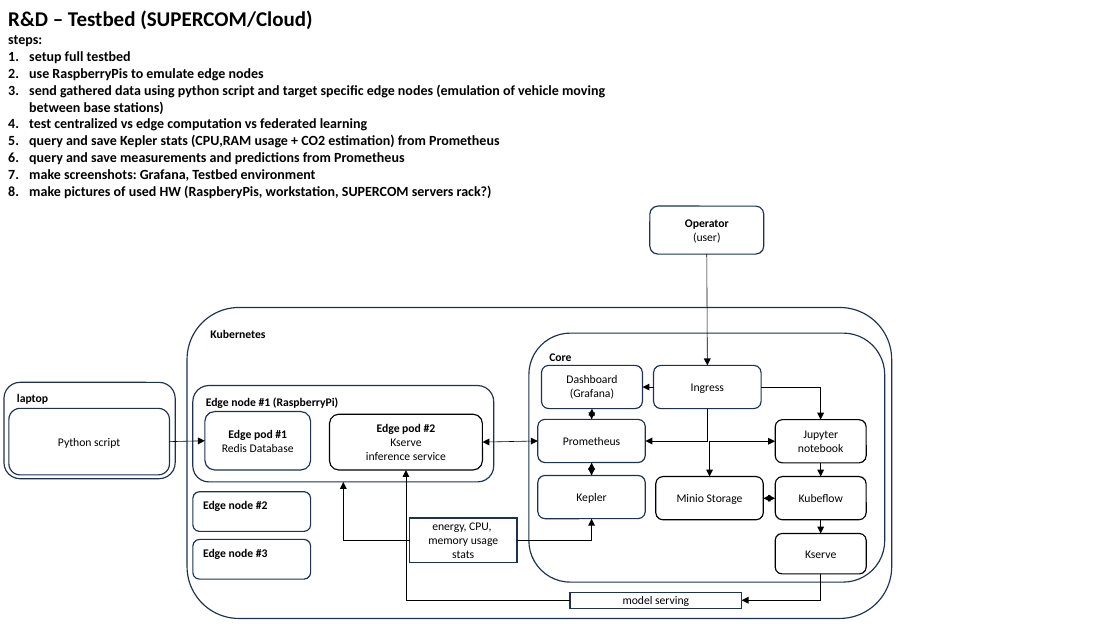
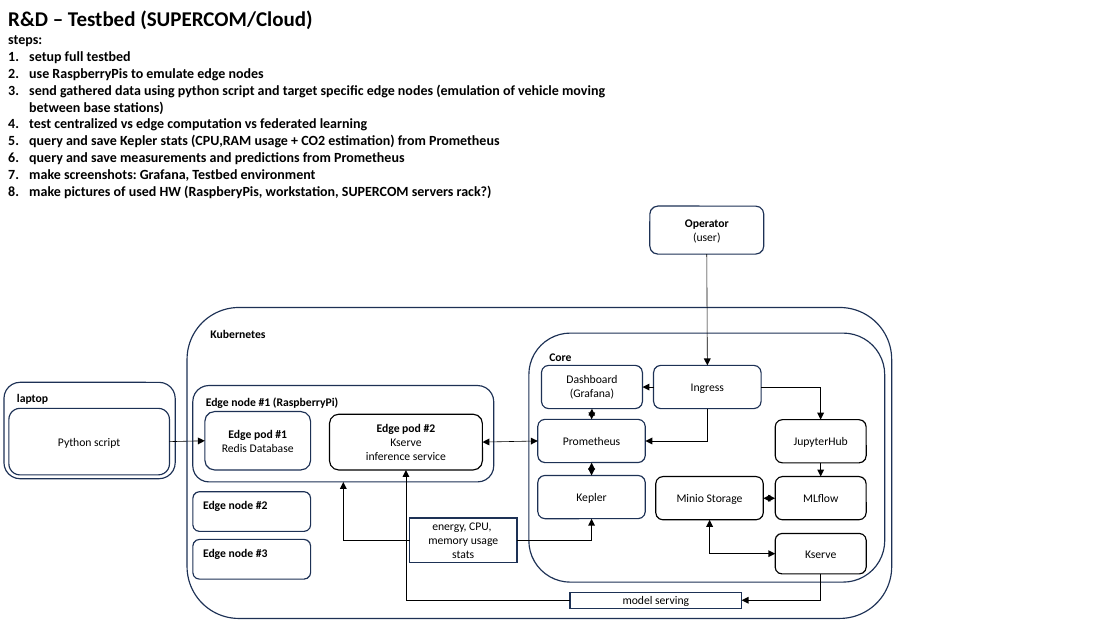
Before and after one commit to 5uperpalo/success6g-edge, a slide deck: slide 12 of img/success6g_edge_architecture.pptx (slide 9 before the commit). Drawn at 1120x630 pixels with LibreOffice and Linux fonts; fonts in the diff are those of the drawing. Boxes give left, top, right and bottom in pixels: in the first picture for what was removed or moved away, otherwise in the second. Text is boxed around its words. In the diff, an @@ line names an element or a change of style, - is before the commit and + after.

```diff
--- a/img/success6g_edge_architecture.pptx
+++ b/img/success6g_edge_architecture.pptx
@@ text in rounded rectangle at (794,437,848,447): text changed @@
-Jupyter notebook
+JupyterHub
@@ text in rounded rectangle at (803,494,838,502): text changed @@
-Kubeflow
+MLflow
@@ elbow double arrow moved from (710, 476) - (776, 441) to (776, 554) - (710, 520) @@
@@ arrow removed from (821, 520) to (821, 534) @@
```
Also in this commit, not shown: 9 other slides changed, 3 slides added, 20 other files.
